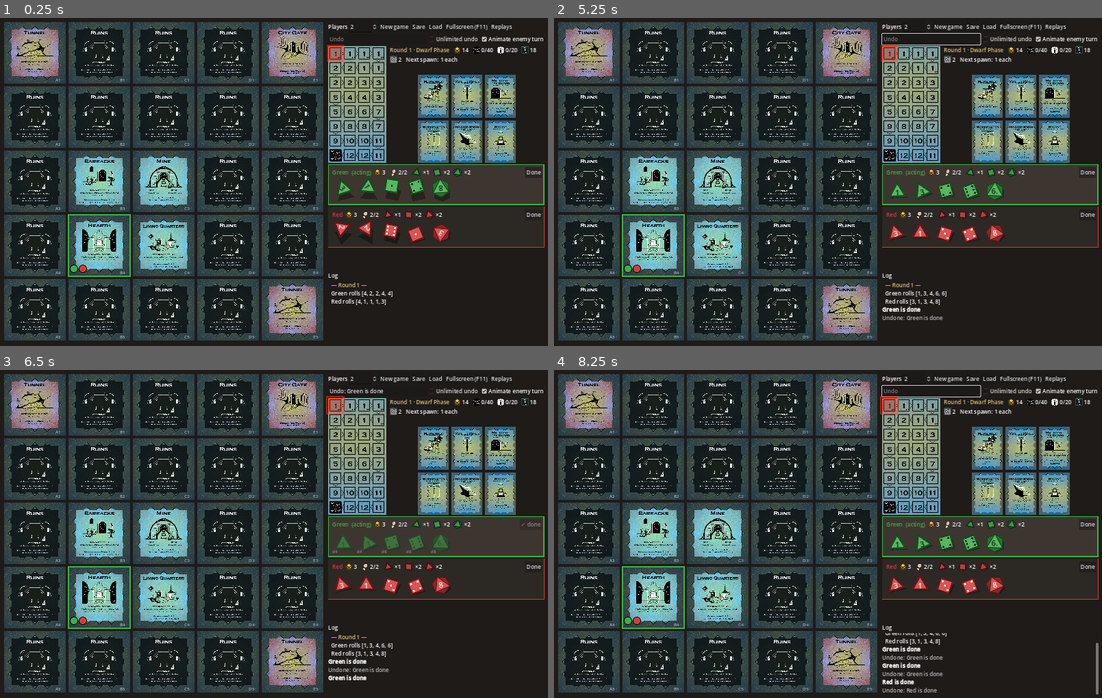
Above: before the commit, frames 1-4 (two rows, left to right).
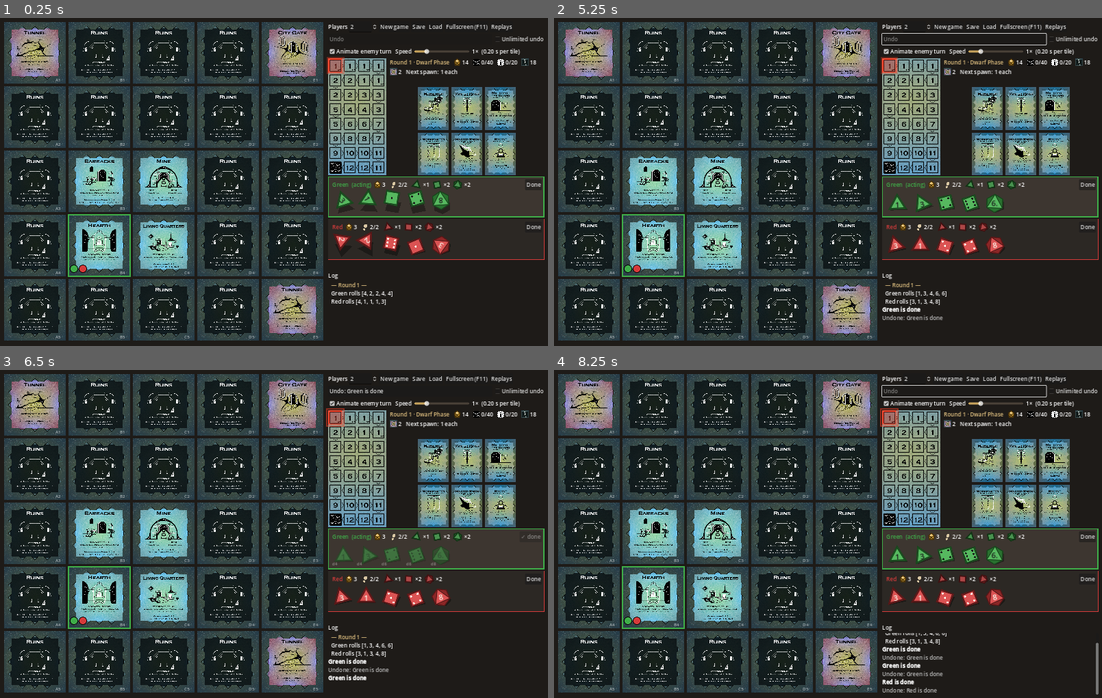
Above: after the commit, the same moments.

Repository: ra314/dwarves-ryk
Game: Godot game, scene res://scenes/main.tscn
The game is run twice, just before and just after one commit, with the same random seed, the same clock (stepped at 60 frames per second) and the same inputs.
Inputs:
- Up to frame 1 (0.25 s): no input
- Up to frame 2 (5.25 s): click "New game" at 0.5 s; click "New game" at 1.25 s; click "Replays" at 2 s; click "Replays" at 2.75 s; click "Replays" at 3.5 s; click "Done" at 4.25 s; click "Undo: Green is done" at 5 s
- Up to frame 3 (6.5 s): click "Done" at 5.75 s
- Up to frame 4 (8.25 s): click "Undo: Green is done" at 6.5 s; click "Done" at 7.25 s; click "Undo: Red is done" at 8 s

The runs differ from the first frame. In frame 1, 11% of the frame differs, in the area x 59-100%, y 5-74%; in frame 2, 11%; in frame 3, 11%; in frame 4, 11%, in the area x 59-100%, y 4-74%.

Commit message:
Add a player-set animation speed for enemy turns and replays
A Speed slider (0.25x to 4x, next to "Animate enemy turn") scales
every delay together: the 0.2s per-tile enemy flight, each banner
pause (spawns, fights, wounds, die roll, tunnels, track, game over),
and replay playback. The label shows the resulting seconds per tile.
The speed is saved in user://settings.cfg.

Durations stay written at 1x and go through main.scaled(). The
animation controls moved to their own row, and the slider style is
shared with the replay bar. UI tests use a scratch settings file.

Co-Authored-By: Claude Opus 5.5 <noreply@anthropic.com>
Claude-Session: https://claude.ai/code/session_01LEznH7JBbSnGRsZcWA9zG6

Diff:
--- a/scripts/ui/enemy_turn_animator.gd
+++ b/scripts/ui/enemy_turn_animator.gd
@@ -5,7 +5,8 @@
 ## flash. It works on a display copy of the board from just before the command;
 ## the real state is already final and is drawn again when the replay ends.
 
-## Flight time for one tile's group of enemies.
+## Flight time for one tile's group of enemies at 1× speed. All durations here
+## are at 1×; main.scaled() applies the player's animation speed.
 const STEP_SECONDS := 0.2
 const DIR_ARROWS := {"north": "↑", "east": "→", "south": "↓", "west": "←"}
 
@@ -98,7 +99,7 @@
 		board.tile_at(m["from"]).enemies -= int(m["count"])
 		main.draw_board(board)
 		if not skip:
-			await main.fly_enemies([m], STEP_SECONDS)
+			await main.fly_enemies([m], main.scaled(STEP_SECONDS))
 		board.tile_at(m["to"]).enemies += int(m["count"])
 		main.draw_board(board)
 	await _wait(0.2)
@@ -134,7 +135,7 @@
 func _wait(seconds: float) -> void:
 	if skip:
 		return
-	await main.get_tree().create_timer(seconds).timeout
+	await main.get_tree().create_timer(main.scaled(seconds)).timeout
 
 
 func _pulse(pos: Vector2i) -> void:
--- a/scripts/ui/main.gd
+++ b/scripts/ui/main.gd
@@ -45,6 +45,13 @@
 var animating := false
 var animator: EnemyTurnAnimator
 var animate_check: CheckBox
+## Animation speed multiplier: every enemy-turn and replay delay is divided by it.
+var anim_speed := 1.0
+const SPEED_MIN := 0.25
+const SPEED_MAX := 4.0
+var speed_label: Label
+## Where settings are kept; tests point this at a scratch file before _ready.
+var settings_path := SETTINGS_PATH
 var fx_layer: Control
 var blocker: Control
 var banner: PanelContainer
@@ -143,7 +150,24 @@
 	animate_check.button_pressed = animate_enemy_turn
 	animate_check.tooltip_text = "Replay the Enemy Phase step by step. Space or Esc skips."
 	animate_check.toggled.connect(func(on): animate_enemy_turn = on; _save_settings())
-	undo_row.add_child(animate_check)
+	var anim_row := HBoxContainer.new()
+	anim_row.add_theme_constant_override("separation", 8)
+	side.add_child(anim_row)
+	anim_row.add_child(animate_check)
+	anim_row.add_child(_label("Speed"))
+	var speed := HSlider.new()
+	speed.min_value = SPEED_MIN
+	speed.max_value = SPEED_MAX
+	speed.step = 0.25
+	speed.value = anim_speed
+	speed.custom_minimum_size = Vector2(160, 0)
+	speed.size_flags_vertical = Control.SIZE_SHRINK_CENTER
+	ReplayViewer.style_slider(speed)
+	speed.value_changed.connect(set_anim_speed)
+	anim_row.add_child(speed)
+	speed_label = _label("")
+	anim_row.add_child(speed_label)
+	_update_speed_label()
 
 	# Turn track art on the left; status, prompts and the title cards beside it.
 	var info_row := HBoxContainer.new()
@@ -543,15 +567,39 @@
 
 func _load_settings() -> void:
 	var cfg := ConfigFile.new()
-	if cfg.load(SETTINGS_PATH) == OK:
+	if cfg.load(settings_path) == OK:
 		animate_enemy_turn = bool(cfg.get_value("ui", "animate_enemy_turn", true))
+		anim_speed = clampf(float(cfg.get_value("ui", "animation_speed", 1.0)), SPEED_MIN, SPEED_MAX)
 
 
 func _save_settings() -> void:
 	var cfg := ConfigFile.new()
-	cfg.load(SETTINGS_PATH)
+	cfg.load(settings_path)
 	cfg.set_value("ui", "animate_enemy_turn", animate_enemy_turn)
-	cfg.save(SETTINGS_PATH)
+	cfg.set_value("ui", "animation_speed", anim_speed)
+	cfg.save(settings_path)
+
+
+func set_anim_speed(v: float) -> void:
+	anim_speed = clampf(v, SPEED_MIN, SPEED_MAX)
+	_update_speed_label()
+	_save_settings()
+
+
+func _update_speed_label() -> void:
+	speed_label.text = "%s×  (%.2f s per tile)" % [str(anim_speed), scaled(EnemyTurnAnimator.STEP_SECONDS)]
+	var tip := "Animation speed %s×: %.2f s per tile of enemy movement; every other pause in the enemy turn and replays scales the same way." % [
+		str(anim_speed), scaled(EnemyTurnAnimator.STEP_SECONDS)]
+	speed_label.tooltip_text = tip
+	speed_label.mouse_filter = Control.MOUSE_FILTER_PASS
+	for c in speed_label.get_parent().get_children():
+		if c is HSlider:
+			c.tooltip_text = tip
+
+
+## A delay in seconds at the chosen animation speed.
+func scaled(seconds: float) -> float:
+	return seconds / anim_speed
 
 
 ## Hover text for a tile: its passives as they stand now, and each action with the
--- a/scripts/ui/replay_viewer.gd
+++ b/scripts/ui/replay_viewer.gd
@@ -3,7 +3,7 @@
 ## Controls for watching a recorded game: first/back/play/forward/last, a scrub
 ## slider, and what the current step was. The main screen draws each frame.
 
-const PLAY_DELAY := 0.8  # seconds between steps while playing
+const PLAY_DELAY := 0.8  # seconds between steps while playing, at 1× speed
 
 var main  # the main screen (untyped: main.gd has no class_name)
 var frames: Array = []
@@ -33,17 +33,7 @@
 	_slider.size_flags_horizontal = Control.SIZE_EXPAND_FILL
 	_slider.size_flags_vertical = Control.SIZE_SHRINK_CENTER
 	_slider.step = 1
-	# The default track is nearly invisible on the dark background.
-	var track := StyleBoxFlat.new()
-	track.bg_color = Color("4a4238")
-	track.content_margin_top = 3
-	track.content_margin_bottom = 3
-	track.set_corner_radius_all(3)
-	_slider.add_theme_stylebox_override("slider", track)
-	var filled := track.duplicate()
-	filled.bg_color = Color("c9a45c")
-	_slider.add_theme_stylebox_override("grabber_area", filled)
-	_slider.add_theme_stylebox_override("grabber_area_highlight", filled)
+	style_slider(_slider)
 	_slider.value_changed.connect(func(v): if int(v) != index: go_to(int(v)))
 	row.add_child(_slider)
 	var exit := Button.new()
@@ -53,6 +43,20 @@
 	_label = Label.new()
 	_label.text_overrun_behavior = TextServer.OVERRUN_TRIM_ELLIPSIS
 	add_child(_label)
+
+
+## The default slider track is nearly invisible on the dark background.
+static func style_slider(slider: HSlider) -> void:
+	var track := StyleBoxFlat.new()
+	track.bg_color = Color("4a4238")
+	track.content_margin_top = 3
+	track.content_margin_bottom = 3
+	track.set_corner_radius_all(3)
+	slider.add_theme_stylebox_override("slider", track)
+	var filled := track.duplicate()
+	filled.bg_color = Color("c9a45c")
+	slider.add_theme_stylebox_override("grabber_area", filled)
+	slider.add_theme_stylebox_override("grabber_area_highlight", filled)
 
 
 func open(replay_frames: Array) -> void:
@@ -88,6 +92,6 @@
 		go_to(0)
 	while playing and index < frames.size() - 1:
 		await go_to(index + 1, true)
-		await main.get_tree().create_timer(PLAY_DELAY).timeout
+		await main.get_tree().create_timer(main.scaled(PLAY_DELAY)).timeout
 	playing = false
 	_play.text = "▶"
--- a/tests/test_enemy_replay.gd
+++ b/tests/test_enemy_replay.gd
@@ -7,6 +7,7 @@
 
 func before_each() -> void:
 	main = load("res://scenes/main.tscn").instantiate()
+	main.settings_path = "user://test_settings.cfg"  # never touch the player's settings
 	add_child_autofree(main)
 	main.recorder.dir = "user://test_replays"  # keep tests out of the real replays folder
 
--- a/tests/test_ui_smoke.gd
+++ b/tests/test_ui_smoke.gd
@@ -6,6 +6,7 @@
 
 func before_each() -> void:
 	main = load("res://scenes/main.tscn").instantiate()
+	main.settings_path = "user://test_settings.cfg"  # never touch the player's settings
 	add_child_autofree(main)
 	main.recorder.dir = "user://test_replays"  # keep tests out of the real replays folder
 
@@ -187,3 +188,20 @@
 	assert_eq(main.engine.state.to_dict(), live, "your game is back as it was")
 	assert_true(main.engine.can_undo(), "and so is its undo history")
 	DirAccess.remove_absolute(path)
+
+
+func test_animation_speed_scales_delays_and_is_saved() -> void:
+	main.set_anim_speed(2.0)
+	assert_almost_eq(main.scaled(EnemyTurnAnimator.STEP_SECONDS), 0.1, 0.0001)
+	assert_almost_eq(main.scaled(ReplayViewer.PLAY_DELAY), 0.4, 0.0001)
+	assert_string_starts_with(main.speed_label.text, "2×  (0.10 s per tile)")
+	main.set_anim_speed(99.0)
+	assert_eq(main.anim_speed, main.SPEED_MAX, "clamped")
+	main.set_anim_speed(0.5)
+	# A fresh screen reads the saved speed back.
+	var other = load("res://scenes/main.tscn").instantiate()
+	other.settings_path = "user://test_settings.cfg"
+	add_child_autofree(other)
+	assert_eq(other.anim_speed, 0.5)
+	assert_almost_eq(other.scaled(EnemyTurnAnimator.STEP_SECONDS), 0.4, 0.0001)
+	DirAccess.remove_absolute(ProjectSettings.globalize_path("user://test_settings.cfg"))
Not shown, changed: CLAUDE.md
